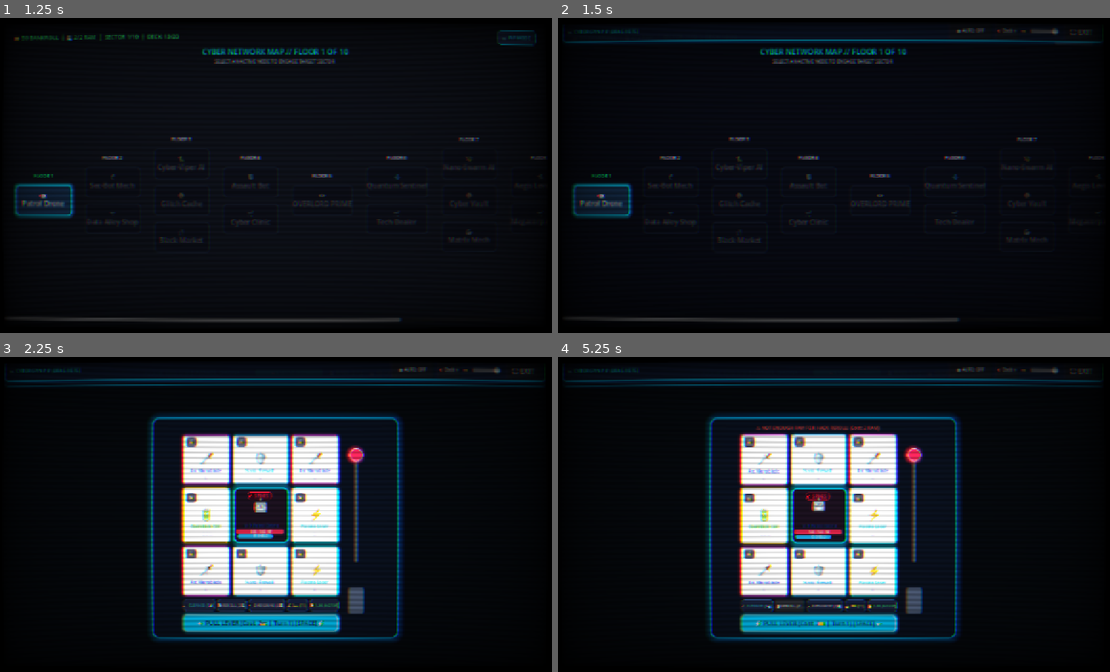
Above: before the commit, frames 1-4 (two rows, left to right).
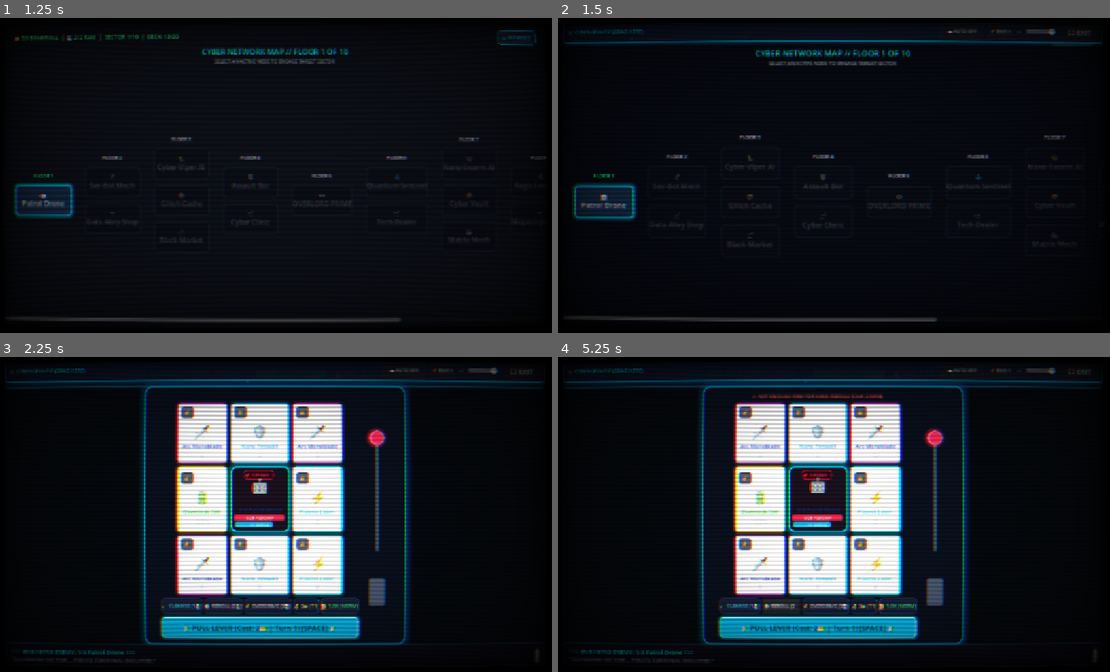
Above: after the commit, the same moments.

Repository: Rajintx/cyberspin
Game: Godot game, scene res://scenes/main.tscn
Two runs of this game, one before a commit and one after it. Both use one fixed random seed, a clock stepped at 60 frames per second and the inputs below.
Inputs:
- Up to frame 1 (1.25 s): click "DEPLOY SNIPER" at 0.5 s
- Up to frame 2 (1.5 s): click "📺 PiP MODE" at 1.25 s
- Up to frame 3 (2.25 s): click "🤖 Patrol Drone" at 2 s
- Up to frame 4 (5.25 s): click "🔓" at 2.75 s; click "🔒" at 3.5 s; click "🧹 CLEANSE (1💾)" at 4.25 s; click "🎲 REROLL (2💾)" at 5 s

Frame 1 is identical in both runs. In frame 2, 4.1% of the frame differs, in the area x 0-99%, y 3-97%; in frame 3, 25%; in frame 4, 25%, in the area x 0-99%, y 3-98%.

Commit message:
feat: implement responsive PiP mode with dynamic content_scale_size, scaled UI elements, and bottom summary feed

Diff:
--- a/scenes/combat/combat_arena.tscn
+++ b/scenes/combat/combat_arena.tscn
@@ -249,3 +249,26 @@
 bbcode_enabled = true
 scroll_following = true
 selection_enabled = true
+
+[node name="PipSummaryPanel" type="PanelContainer" parent="VBox"]
+unique_name_in_owner = true
+visible = false
+custom_minimum_size = Vector2(0, 52)
+layout_mode = 2
+theme_override_styles/panel = SubResource("StyleBoxFlat_log")
+
+[node name="Margin" type="MarginContainer" parent="VBox/PipSummaryPanel"]
+layout_mode = 2
+theme_override_constants/margin_left = 12
+theme_override_constants/margin_top = 4
+theme_override_constants/margin_right = 12
+theme_override_constants/margin_bottom = 4
+
+[node name="PipSummaryLabel" type="RichTextLabel" parent="VBox/PipSummaryPanel/Margin"]
+unique_name_in_owner = true
+layout_mode = 2
+focus_mode = 2
+theme_override_font_sizes/normal_font_size = 13
+bbcode_enabled = true
+scroll_following = true
+text = "[color=#00f0ff]COMBAT READY // PULL LEVER TO ENGAGE[/color]"
--- a/scripts/systems/combat_manager.gd
+++ b/scripts/systems/combat_manager.gd
@@ -21,6 +21,8 @@
 @onready var side_panel: Control = %SidePanel
 @onready var v_separator_2: Control = %VSeparator2
 @onready var relic_label: Label = %RelicLabel
+@onready var pip_summary_panel: Control = %PipSummaryPanel
+@onready var pip_summary_label: RichTextLabel = %PipSummaryLabel
 
 var current_enemy: EnemyData
 var is_resolving_turn: bool = false
@@ -53,10 +55,24 @@
 
 func _on_window_mode_changed(is_pip: bool) -> void:
 	side_panel.visible = not is_pip
+	pip_summary_panel.visible = is_pip
 	v_separator_2.visible = not is_pip
 	relic_label.visible = not is_pip
 	relic_container.visible = not is_pip
 	pip_button.visible = not is_pip
+
+	floor_label.add_theme_font_size_override("font_size", 16 if is_pip else 14)
+	ram_label.add_theme_font_size_override("font_size", 15 if is_pip else 13)
+	credits_label.add_theme_font_size_override("font_size", 15 if is_pip else 13)
+	player_hp_bar.custom_minimum_size.y = 18 if is_pip else 14
+	player_hp_label.add_theme_font_size_override("font_size", 12 if is_pip else 10)
+	player_shield_bar.custom_minimum_size.y = 14 if is_pip else 10
+	player_shield_label.add_theme_font_size_override("font_size", 10 if is_pip else 8)
+
+	if is_instance_valid(orbital_slot_machine):
+		orbital_slot_machine.pivot_offset = Vector2(290, 260)
+		orbital_slot_machine.scale = Vector2(1.15, 1.15) if is_pip else Vector2(1.0, 1.0)
+		orbital_slot_machine.set_pip_mode(is_pip)
 
 func start_combat(enemy: EnemyData) -> void:
 	current_enemy = enemy
@@ -417,6 +433,8 @@
 
 func reset_combat_visuals() -> void:
 	log_label.text = ""
+	if is_instance_valid(pip_summary_label):
+		pip_summary_label.text = "[color=#00f0ff]COMBAT READY // PULL LEVER TO ENGAGE[/color]\n"
 	pending_self_bleeds.clear()
 	if is_instance_valid(orbital_slot_machine):
 		orbital_slot_machine.is_laser_on_cooldown = false
@@ -427,3 +445,5 @@
 
 func _log(bbcode: String) -> void:
 	log_label.append_text(bbcode + "\n")
+	if is_instance_valid(pip_summary_label):
+		pip_summary_label.append_text(bbcode + "\n")
--- a/scripts/systems/window_manager.gd
+++ b/scripts/systems/window_manager.gd
@@ -38,12 +38,14 @@
 		DisplayServer.window_set_flag(DisplayServer.WINDOW_FLAG_ALWAYS_ON_TOP, true)
 		DisplayServer.window_set_flag(DisplayServer.WINDOW_FLAG_BORDERLESS, true)
 		DisplayServer.window_set_size(PIP_WINDOW_SIZE)
+		get_tree().root.content_scale_size = PIP_WINDOW_SIZE
 		get_tree().root.transparent_bg = true
 		snap_to_corner(current_corner)
 	else:
 		DisplayServer.window_set_flag(DisplayServer.WINDOW_FLAG_ALWAYS_ON_TOP, false)
 		DisplayServer.window_set_flag(DisplayServer.WINDOW_FLAG_BORDERLESS, false)
 		DisplayServer.window_set_size(NORMAL_WINDOW_SIZE)
+		get_tree().root.content_scale_size = NORMAL_WINDOW_SIZE
 		get_tree().root.transparent_bg = false
 		DisplayServer.window_set_position(last_normal_pos)
 
--- a/scripts/ui/boss_core.gd
+++ b/scripts/ui/boss_core.gd
@@ -41,6 +41,20 @@
 	add_theme_stylebox_override("panel", _base_style)
 	hit_flash.modulate.a = 0.0
 	_start_breathing_animation()
+
+func set_pip_mode(is_pip: bool) -> void:
+	avatar_label.add_theme_font_size_override("font_size", 40 if is_pip else 36)
+	name_label.add_theme_font_size_override("font_size", 12 if is_pip else 10)
+	intent_icon.add_theme_font_size_override("font_size", 13 if is_pip else 11)
+	intent_desc.add_theme_font_size_override("font_size", 12 if is_pip else 10)
+	hp_bar.custom_minimum_size.y = 14 if is_pip else 10
+	hp_label.add_theme_font_size_override("font_size", 10 if is_pip else 8)
+	shield_bar.custom_minimum_size.y = 12 if is_pip else 8
+	shield_label.add_theme_font_size_override("font_size", 9 if is_pip else 7)
+	burn_tag.add_theme_font_size_override("font_size", 11 if is_pip else 9)
+	virus_tag.add_theme_font_size_override("font_size", 11 if is_pip else 9)
+	emp_tag.add_theme_font_size_override("font_size", 11 if is_pip else 9)
+	glitch_tag.add_theme_font_size_override("font_size", 11 if is_pip else 9)
 
 func init_enemy(data: EnemyData) -> void:
 	enemy_data = data
--- a/scripts/ui/orbital_slot_machine.gd
+++ b/scripts/ui/orbital_slot_machine.gd
@@ -117,6 +117,29 @@
 	overdrive_btn.disabled = not enabled
 	bet_toggle_btn.disabled = not enabled
 
+func set_pip_mode(is_pip: bool) -> void:
+	spin_button.add_theme_font_size_override("font_size", 16 if is_pip else 14)
+	spin_button.custom_minimum_size.y = 46 if is_pip else 40
+
+	var act_font: int = 11 if is_pip else 9
+	var act_h: int = 34 if is_pip else 28
+	purge_btn.add_theme_font_size_override("font_size", act_font)
+	purge_btn.custom_minimum_size.y = act_h
+	reroll_btn.add_theme_font_size_override("font_size", act_font)
+	reroll_btn.custom_minimum_size.y = act_h
+	overdrive_btn.add_theme_font_size_override("font_size", act_font)
+	overdrive_btn.custom_minimum_size.y = act_h
+	bet_toggle_btn.add_theme_font_size_override("font_size", act_font)
+	bet_toggle_btn.custom_minimum_size.y = act_h
+	speed_toggle_btn.add_theme_font_size_override("font_size", act_font)
+	speed_toggle_btn.custom_minimum_size.y = act_h
+
+	for tile in slot_tiles:
+		if is_instance_valid(tile):
+			tile.set_pip_mode(is_pip)
+	if is_instance_valid(boss_core):
+		boss_core.set_pip_mode(is_pip)
+
 func _on_tile_lock_toggled(slot_index: int, is_locked: bool) -> void:
 	if is_spinning or not can_spin:
 		return
--- a/scripts/ui/slot_tile.gd
+++ b/scripts/ui/slot_tile.gd
@@ -55,6 +55,14 @@
 	lock_button.set_pressed_no_signal(locked)
 	lock_button.text = "🔒" if locked else "🔓"
 	_update_border_color(Color(1.0, 0.85, 0.2) if locked else (current_symbol.icon_color if current_symbol else Color.WHITE))
+
+func set_pip_mode(is_pip: bool) -> void:
+	icon_label.add_theme_font_size_override("font_size", 36 if is_pip else 32)
+	name_label.add_theme_font_size_override("font_size", 12 if is_pip else 10)
+	value_label.add_theme_font_size_override("font_size", 14 if is_pip else 12)
+	mult_label.add_theme_font_size_override("font_size", 13 if is_pip else 11)
+	lock_button.add_theme_font_size_override("font_size", 13 if is_pip else 11)
+	lock_button.custom_minimum_size = Vector2(28, 26) if is_pip else Vector2(24, 22)
 
 func set_symbol(sym: SymbolData, calculated_mult: float = 1.0) -> void:
 	current_symbol = sym
Not shown, added: scripts/systems/crash_log.gd.uid
